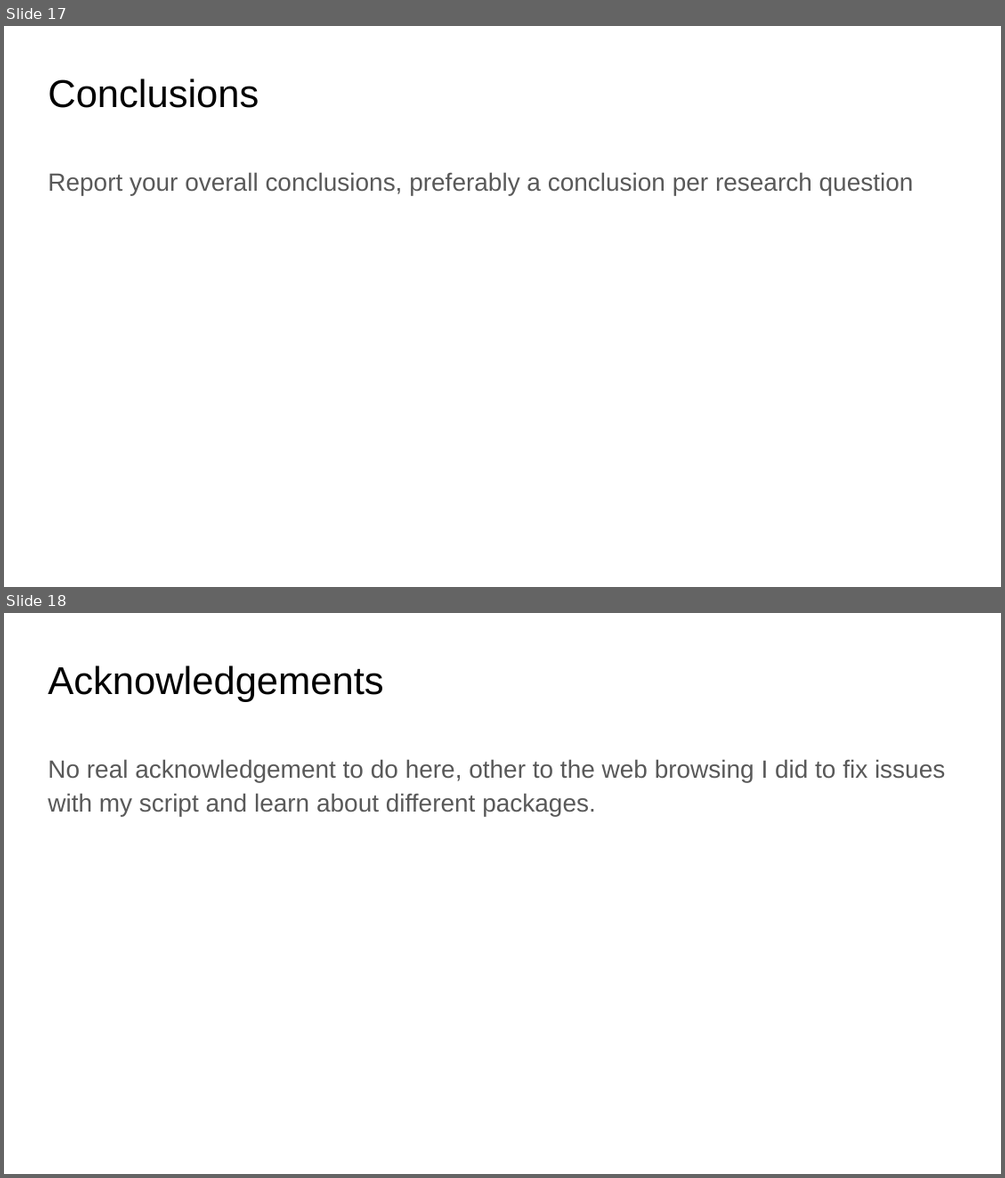
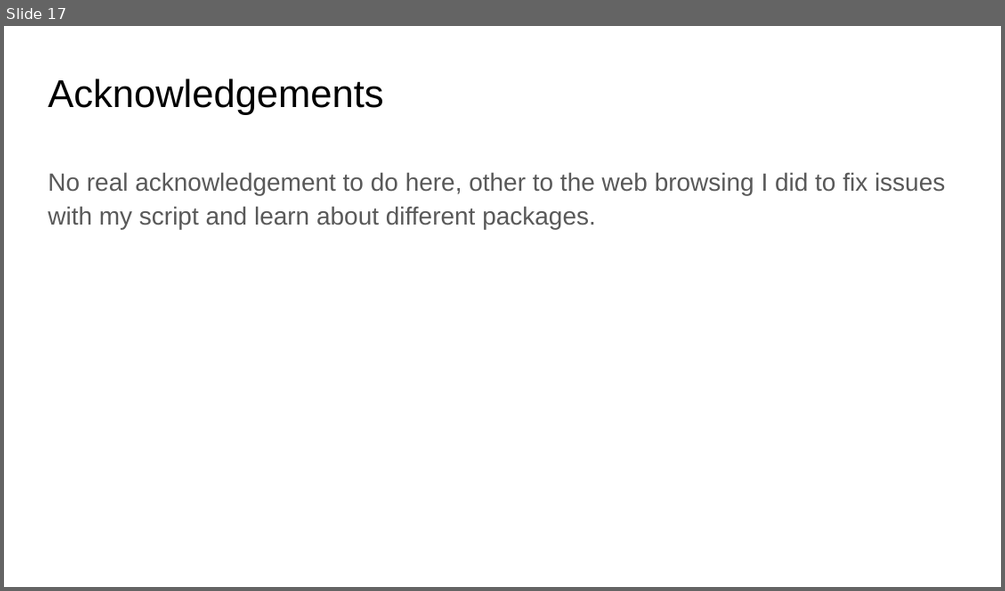
Before and after one commit to marianambc/PythonExercises, a slide deck: DSE_200X_FinalProject_Mariana.pptx. Shown one above the other, each under a label of ours: slides 17 and 18 before the commit, slide 17 after it. The pictures are 1005x1178 and 1005x591 pixels, drawn with LibreOffice and Linux fonts; fonts in the diff are those of the drawing. Boxes give left, top, right and bottom in pixels: in the first picture for what was removed or moved away, otherwise in the second. Text is boxed around its words. In the diff, an @@ line names an element or a change of style, - is before the commit and + after.

```diff
--- a/DSE_200X_FinalProject_Mariana.pptx
+++ b/DSE_200X_FinalProject_Mariana.pptx
@@ slide 17 removed at box(4, 26, 1001, 587), background #FFFFFF @@
@@ title removed at box(48, 79, 259, 108) @@
-Conclusions
@@ text removed at box(48, 172, 914, 195) @@
-Report your overall conclusions, preferably a conclusion per research question
@@ what was slide 18 is now slide 17 @@
```
Also in this commit, not shown: 4 slides changed, 3 slides added, 3 other slides removed, 17 other files.
